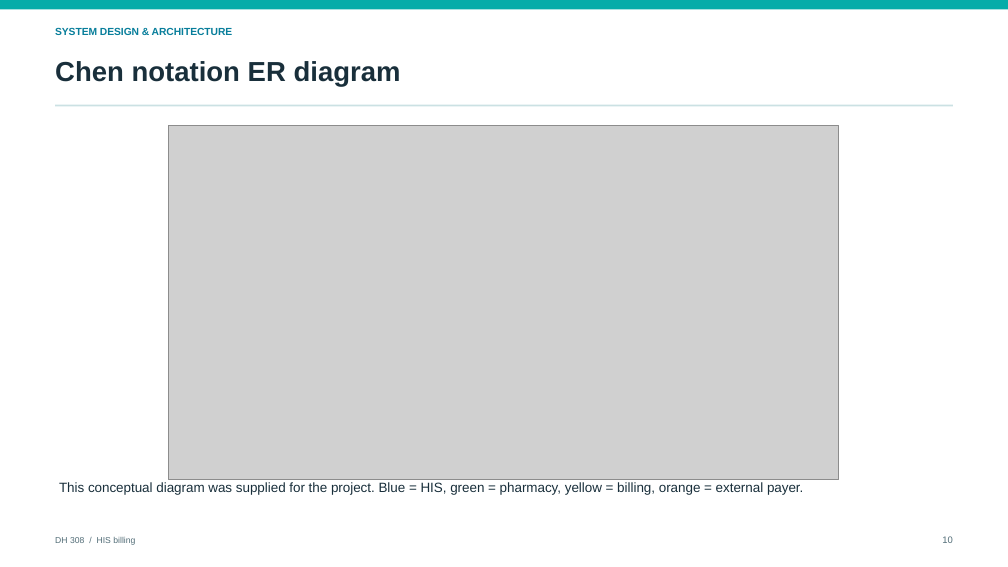
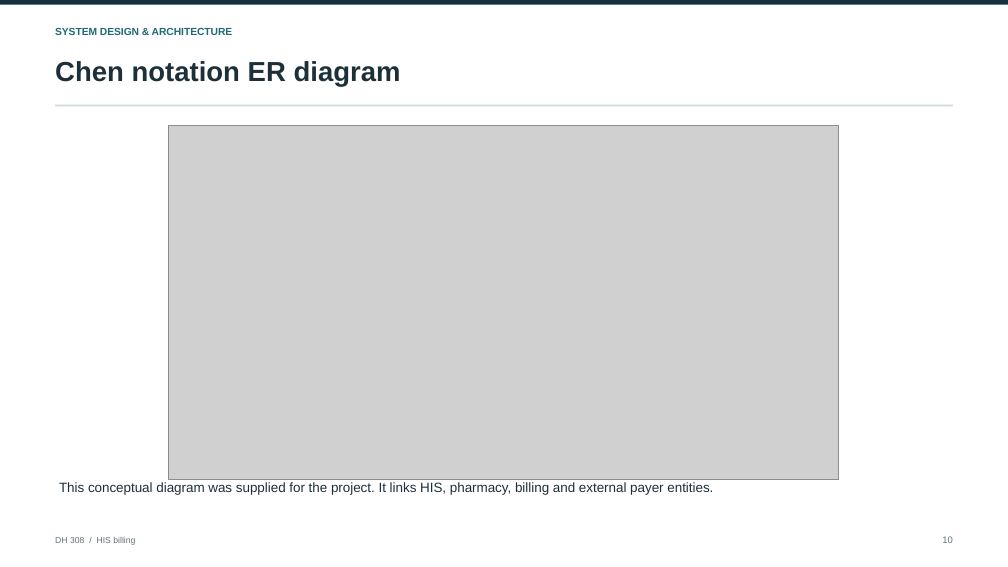
Before and after one commit to Osama-Bin-Lagging/tiveri-billing, a slide deck: slide 10 of presentation/DH308_HIS_Billing_Final.pptx. Drawn at 1008x567 pixels with LibreOffice and Linux fonts; fonts in the diff are those of the drawing; grey boxes stand for pictures. Boxes give left, top, right and bottom in pixels: in the first picture for what was removed or moved away, otherwise in the second. Text is boxed around its words. In the diff, an @@ line names an element or a change of style, - is before the commit and + after.

Commit message:
Refine final presentation design

```diff
--- a/presentation/DH308_HIS_Billing_Final.pptx
+++ b/presentation/DH308_HIS_Billing_Final.pptx
@@ rectangle: place and size @@
-rectangle at [0, 0, 1008, 9]
+rectangle at [0, 0, 1008, 5]
@@ rectangle at [0, 0, 1008, 5]: fill #05ACA9 to #17323E @@
@@ text "SYSTEM DESIGN & ARCHITECTURE" at [55, 28, 233, 35]: text colour #087E9B to #216A75 @@
@@ text at [59, 482, 713, 495]: text changed; text colour #192F3B to #1D303A @@
-This conceptual diagram was supplied for the project. Blue = HIS, green = pharmacy, yellow = billing, orange = external payer.
+This conceptual diagram was supplied for the project. It links HIS, pharmacy, billing and external payer entities.
```
Also in this commit, not shown: 20 other slides changed.
